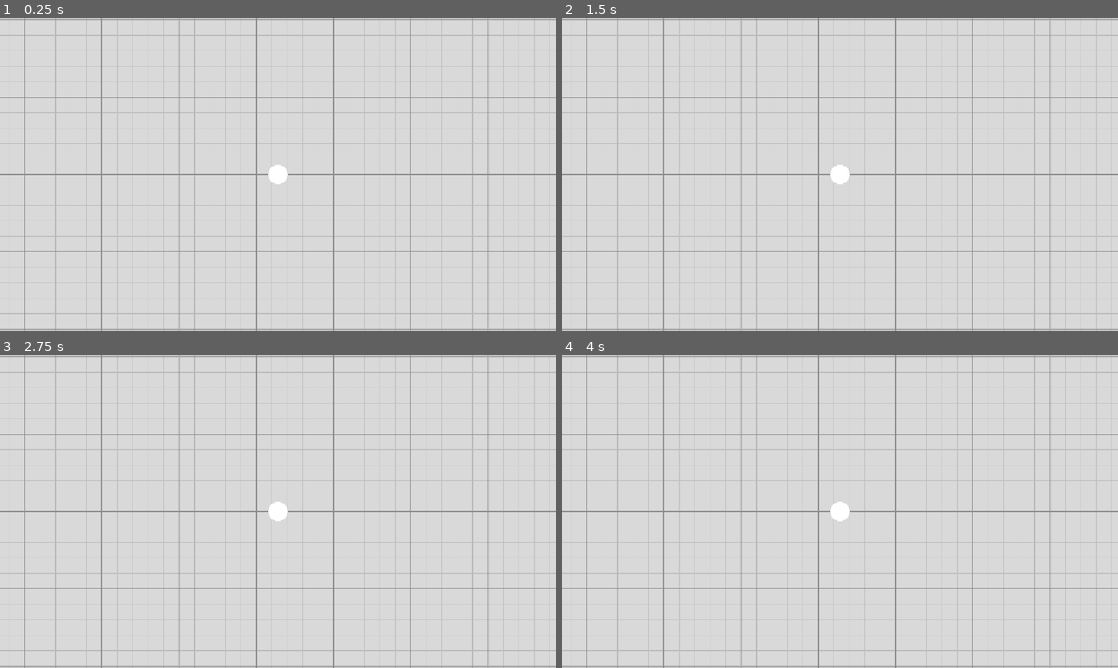
Above: before the commit, frames 1-4 (two rows, left to right).
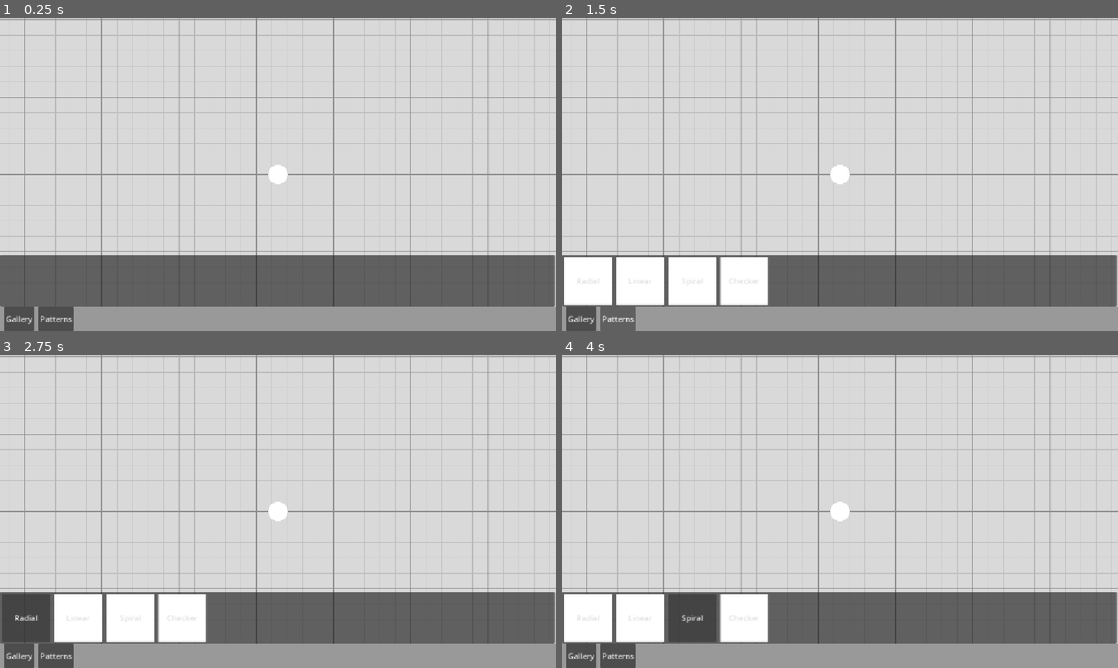
Above: after the commit, the same moments.

Repository: EitherRock/snake-coloring
Game: Godot game, scene res://main.tscn
The game is run twice, just before and just after one commit, with the same random seed, the same clock (stepped at 60 frames per second) and the same inputs.
Inputs (mouse positions are in pixels of both pictures, inside the frame that each line leads up to):
- Up to frame 1 (0.25 s): no input
- Up to frame 2 (1.5 s): click (578, 318) at 0.5 s, where only the run after the commit has a clickable "Gallery"; click (617, 318) at 1.25 s, where only the run after the commit has a clickable "Patterns"
- Up to frame 3 (2.75 s): click (27, 617) at 2 s, where only the run after the commit has a clickable "Radial"
- Up to frame 4 (4 s): click (639, 617) at 2.75 s, where only the run after the commit has a clickable "Linear"; click (689, 617) at 3.5 s, where only the run after the commit has a clickable "Spiral"

The runs differ from the first frame. In frame 1, 24% of the frame differs, in the area x 0-100%, y 75-100%; in frame 2, 23%; in frame 3, 24%; in frame 4, 24%.
Error after the commit: Invalid call. Nonexistent function 'set_pattern' in base 'Node2D (picture_manager.gd)'. (res://main.gd:25)

Commit message:
ui updates

Diff:
--- a/entities/player.gd
+++ b/entities/player.gd
@@ -27,7 +27,7 @@
 var trail_dot_scene: PackedScene = preload('res://entities/trail_dot.tscn')
 var dot_scene: PackedScene = preload('res://entities/dot.tscn')
 var is_depositing: bool = false
-
+var deposit_cancelled: bool = false
 
 func set_magnet_range(radius: float) -> void:
 	magnet_collision.shape.radius += radius
@@ -96,6 +96,8 @@
 	var manager = container.get("picture_manager")  # null for non-picture containers
 
 	while trail_dots.size() > 0:
+		if deposit_cancelled:
+			break
 		var target: Node2D = container
 		if manager:
 			target = manager.get_region_with_capacity(manager.selected_region)
@@ -109,6 +111,7 @@
 		dot.fly_to_container(target, bloop_sound_player)
 		await get_tree().create_timer(0.05).timeout
 
+	deposit_cancelled = false
 	is_depositing = false
 
 
@@ -116,6 +119,8 @@
 	if event is InputEventMouseButton and event.pressed and event.button_index == MOUSE_BUTTON_LEFT:
 		pop_last_dot()
 
+func cancel_deposit() -> void:
+	deposit_cancelled = true
 
 func pop_last_dot() -> void:
 	if trail_dots.is_empty() or is_depositing:
--- a/entities/trail_dot.gd
+++ b/entities/trail_dot.gd
@@ -36,6 +36,10 @@
 	audio = audio_player
 
 func _fly_toward_container(delta: float, audio_player) -> void:
+	if not is_instance_valid(container_target):
+		queue_free()  # target vanished with the old picture
+		return
+
 	var dest: Vector2 = container_target.global_position
 	if container_target.has_method("get_deposit_position"):
 		dest = container_target.get_deposit_position()
--- a/main.gd
+++ b/main.gd
@@ -3,13 +3,23 @@
 @onready var player: CharacterBody2D = $Player
 @onready var canvas: CanvasLayer = $CanvasLayer
 @onready var UI: Control
-
+@onready var ui_bar = $UI/Root
 
 func _ready() -> void:
 	RenderingServer.set_default_clear_color(Color("ffffffff"))
 	UI = canvas.get_child(0)
 
+	ui_bar.picture_chosen.connect(_on_picture_chosen)
+	ui_bar.pattern_chosen.connect(_on_pattern_chosen)
+
 func _process(_delta: float) -> void:
 	var dots = player.trail_dots.size()
 	var dots_string = '%d / 0' % dots
 	UI.update_label_text(dots_string)
+
+
+func _on_picture_chosen(data: PictureData) -> void:
+	$Picture.load_picture(data)
+
+func _on_pattern_chosen(id: String) -> void:
+	$Picture.set_pattern(id)
--- a/main.tscn
+++ b/main.tscn
@@ -7,9 +7,9 @@
 [ext_resource type="Script" uid="uid://b86eld87nyhv1" path="res://util/dot_spawner.gd" id="5_lquwl"]
 [ext_resource type="PackedScene" uid="uid://b6pg4fj6w14m8" path="res://ui/ui.tscn" id="6_7mycd"]
 [ext_resource type="PackedScene" uid="uid://8uslfn03rggr" path="res://pictures/picture.tscn" id="7_272bh"]
-[ext_resource type="Resource" uid="uid://dd34rrm00e2yg" path="res://pictures/smiley/picture_data.tres" id="8_5vw27"]
+[ext_resource type="Resource" uid="uid://dd34rrm00e2yg" path="res://pictures/gallery/smiley/picture_data.tres" id="8_5vw27"]
 [ext_resource type="AudioStream" uid="uid://cvcnajpp4sq4u" path="res://audio/bl.bloop 01.wav" id="9_2cqfq"]
-[ext_resource type="Resource" uid="uid://cfpdaeoeewiti" path="res://pictures/house/picture_data.tres" id="9_yaehf"]
+[ext_resource type="Resource" uid="uid://cfpdaeoeewiti" path="res://pictures/gallery/house/picture_data.tres" id="9_yaehf"]
 [ext_resource type="AudioStream" uid="uid://opvrw1vfu5ld" path="res://audio/bl.bloop 02.wav" id="10_yaehf"]
 [ext_resource type="AudioStream" uid="uid://fsi7svlkqoj0" path="res://audio/bl.bloop 03.wav" id="11_074og"]
 [ext_resource type="AudioStream" uid="uid://dysd2qca4ean2" path="res://audio/bl.bloop 04.wav" id="12_cegan"]
@@ -17,6 +17,7 @@
 [ext_resource type="AudioStream" uid="uid://d12vvg05f2jcp" path="res://audio/bl.bloop 06.wav" id="14_getpj"]
 [ext_resource type="AudioStream" uid="uid://b1ig50ahp7ik5" path="res://audio/bl.bloop 07.wav" id="15_ryguw"]
 [ext_resource type="AudioStream" uid="uid://nocsp6u5jjtn" path="res://audio/bl.bloop 08.wav" id="16_d13ii"]
+[ext_resource type="PackedScene" uid="uid://cp7dafjxfvxag" path="res://ui/hot_bar.tscn" id="18_074og"]
 
 [sub_resource type="ShaderMaterial" id="ShaderMaterial_g4v7s"]
 shader = ExtResource("2_272bh")
@@ -91,3 +92,5 @@
 [node name="AudioStreamPlayer2D" type="AudioStreamPlayer2D" parent="." unique_id=276020939]
 stream = SubResource("AudioStreamRandomizer_g4v7s")
 area_mask = 536870912
+
+[node name="UI" parent="." unique_id=1430790159 instance=ExtResource("18_074og")]
--- a/pictures/house/picture_data.tres
+++ b/pictures/gallery/house/picture_data.tres
@@ -1,13 +1,13 @@
 [gd_resource type="Resource" script_class="PictureData" format=3 uid="uid://cfpdaeoeewiti"]
 
-[ext_resource type="Texture2D" uid="uid://gp1y4iyo4d77" path="res://pictures/house/lines.png" id="1_66npn"]
+[ext_resource type="Texture2D" uid="uid://gp1y4iyo4d77" path="res://pictures/gallery/house/lines.png" id="1_66npn"]
 [ext_resource type="Script" uid="uid://bgsgade2g3kn1" path="res://pictures/region_data.gd" id="2_efc4r"]
-[ext_resource type="Texture2D" uid="uid://cu4yoaey8f0ym" path="res://pictures/house/mask_1_left_window.png" id="3_iw60l"]
-[ext_resource type="Texture2D" uid="uid://cmbp4xti3k5ul" path="res://pictures/house/mask_2_right_window.png" id="4_3e6df"]
-[ext_resource type="Texture2D" uid="uid://bjscdejktm8rm" path="res://pictures/house/mask_3_door.png" id="5_jr1dp"]
-[ext_resource type="Texture2D" uid="uid://c461d3gfphqja" path="res://pictures/house/mask_4_chimney.png" id="6_6uvuk"]
-[ext_resource type="Texture2D" uid="uid://87c7cxx28c7f" path="res://pictures/house/mask_5_roof.png" id="7_pdnff"]
-[ext_resource type="Texture2D" uid="uid://3itrg7tqqri0" path="res://pictures/house/mask_6_walls.png" id="8_t8jp2"]
+[ext_resource type="Texture2D" uid="uid://cu4yoaey8f0ym" path="res://pictures/gallery/house/mask_1_left_window.png" id="3_iw60l"]
+[ext_resource type="Texture2D" uid="uid://cmbp4xti3k5ul" path="res://pictures/gallery/house/mask_2_right_window.png" id="4_3e6df"]
+[ext_resource type="Texture2D" uid="uid://bjscdejktm8rm" path="res://pictures/gallery/house/mask_3_door.png" id="5_jr1dp"]
+[ext_resource type="Texture2D" uid="uid://c461d3gfphqja" path="res://pictures/gallery/house/mask_4_chimney.png" id="6_6uvuk"]
+[ext_resource type="Texture2D" uid="uid://87c7cxx28c7f" path="res://pictures/gallery/house/mask_5_roof.png" id="7_pdnff"]
+[ext_resource type="Texture2D" uid="uid://3itrg7tqqri0" path="res://pictures/gallery/house/mask_6_walls.png" id="8_t8jp2"]
 [ext_resource type="Script" uid="uid://caw4woevd35gm" path="res://pictures/picture_data.gd" id="9_upetp"]
 
 [sub_resource type="Resource" id="Resource_4ohsp"]
--- a/pictures/smiley/picture_data.tres
+++ b/pictures/gallery/smiley/picture_data.tres
@@ -1,10 +1,10 @@
 [gd_resource type="Resource" script_class="PictureData" format=3 uid="uid://dd34rrm00e2yg"]
 
-[ext_resource type="Texture2D" uid="uid://gpxx8ebgpjkh" path="res://pictures/smiley/lines.png" id="1_2i4u2"]
+[ext_resource type="Texture2D" uid="uid://gpxx8ebgpjkh" path="res://pictures/gallery/smiley/lines.png" id="1_2i4u2"]
 [ext_resource type="Script" uid="uid://bgsgade2g3kn1" path="res://pictures/region_data.gd" id="2_kwpsf"]
-[ext_resource type="Texture2D" uid="uid://bciyvhouk6jqi" path="res://pictures/smiley/mask_1_left_eye.png" id="3_7w710"]
-[ext_resource type="Texture2D" uid="uid://cjukucs43bgm" path="res://pictures/smiley/mask_2_right_eye.png" id="4_tn0pp"]
-[ext_resource type="Texture2D" uid="uid://bwyepq5vyw6xh" path="res://pictures/smiley/mask_3_face.png" id="5_ccw4a"]
+[ext_resource type="Texture2D" uid="uid://bciyvhouk6jqi" path="res://pictures/gallery/smiley/mask_1_left_eye.png" id="3_7w710"]
+[ext_resource type="Texture2D" uid="uid://cjukucs43bgm" path="res://pictures/gallery/smiley/mask_2_right_eye.png" id="4_tn0pp"]
+[ext_resource type="Texture2D" uid="uid://bwyepq5vyw6xh" path="res://pictures/gallery/smiley/mask_3_face.png" id="5_ccw4a"]
 [ext_resource type="Script" uid="uid://caw4woevd35gm" path="res://pictures/picture_data.gd" id="6_tvcso"]
 
 [sub_resource type="Resource" id="Resource_24lij"]
--- /dev/null
+++ b/pictures/gallery_picture.tscn
@@ -0,0 +1,23 @@
+[gd_scene format=3 uid="uid://beus6n4rct6b6"]
+
+[node name="GalleryPicture" type="Control" unique_id=163784986]
+layout_mode = 3
+anchors_preset = 15
+anchor_right = 1.0
+anchor_bottom = 1.0
+grow_horizontal = 2
+grow_vertical = 2
+
+[node name="TextureRect" type="TextureRect" parent="." unique_id=1958404816]
+layout_mode = 0
+offset_right = 40.0
+offset_bottom = 40.0
+
+[node name="ColorRect" type="ColorRect" parent="TextureRect" unique_id=1395620030]
+z_index = -1
+layout_mode = 1
+anchors_preset = 15
+anchor_right = 1.0
+anchor_bottom = 1.0
+grow_horizontal = 2
+grow_vertical = 2
--- a/pictures/picture_manager.gd
+++ b/pictures/picture_manager.gd
@@ -10,8 +10,11 @@
 var regions: Array[Node2D] = []
 var selected_region: Node2D = null
 
+var lines_sprite: Sprite2D
+
 func _ready() -> void:
-	build_picture()
+	if data:
+		build_picture()
 	magnet_area.body_entered.connect(_on_body_entered)
 
 func build_picture() -> void:
@@ -27,10 +30,10 @@
 		regions.append(region)
 
 	# Line art last so it draws on top of the fills
-	var lines := Sprite2D.new()
-	lines.texture = data.line_art
-	lines.centered = false
-	add_child(lines)
+	lines_sprite = Sprite2D.new()
+	lines_sprite.texture = data.line_art
+	lines_sprite.centered = false
+	add_child(lines_sprite)
 
 	if regions.size() > 0:
 		selected_region = regions[0]
@@ -64,7 +67,7 @@
 		if region and not region.is_complete:
 			body.deposit_trail_to(region)
 
-func on_region_filled(region: Node2D) -> void:
+func on_region_filled(_region: Node2D) -> void:
 	for r in regions:
 		if not r.is_complete:
 			selected_region = r
@@ -91,3 +94,26 @@
 				if not r.is_complete:
 					select_region(r)
 				return
+
+func load_picture(new_data: PictureData) -> void:
+	if new_data == data and not regions.is_empty():
+		return  # already showing this picture
+
+	_clear_picture()
+	data = new_data
+	build_picture()
+
+func _clear_picture() -> void:
+	# Tell the player to stop streaming dots into regions that are about to vanish
+	for body in magnet_area.get_overlapping_bodies():
+		if body.is_in_group("player") and body.has_method("cancel_deposit"):
+			body.cancel_deposit()
+
+	for r in regions:
+		r.queue_free()
+	regions.clear()
+	selected_region = null
+
+	if lines_sprite:
+		lines_sprite.queue_free()
+		lines_sprite = null
--- /dev/null
+++ b/ui/gallery.tscn
@@ -0,0 +1,9 @@
+[gd_scene format=3 uid="uid://hk0eb3260jca"]
+
+[node name="Gallery" type="Control" unique_id=1909505425]
+layout_mode = 3
+anchors_preset = 15
+anchor_right = 1.0
+anchor_bottom = 1.0
+grow_horizontal = 2
+grow_vertical = 2
--- /dev/null
+++ b/ui/hot_bar.tscn
@@ -0,0 +1,70 @@
+[gd_scene format=3 uid="uid://cp7dafjxfvxag"]
+
+[ext_resource type="Script" uid="uid://bf4a4ue7un2tb" path="res://ui/ui_bar.gd" id="1_2odyk"]
+[ext_resource type="Script" uid="uid://caw4woevd35gm" path="res://pictures/picture_data.gd" id="2_2rvev"]
+[ext_resource type="Resource" uid="uid://cfpdaeoeewiti" path="res://pictures/gallery/house/picture_data.tres" id="3_m2je3"]
+[ext_resource type="Resource" uid="uid://dd34rrm00e2yg" path="res://pictures/gallery/smiley/picture_data.tres" id="4_knc16"]
+
+[sub_resource type="StyleBoxFlat" id="StyleBoxFlat_2rvev"]
+
+[node name="UI" type="CanvasLayer" unique_id=1430790159]
+
+[node name="Root" type="Control" parent="." unique_id=1503145818]
+layout_mode = 3
+anchors_preset = 15
+anchor_right = 1.0
+anchor_bottom = 1.0
+grow_horizontal = 2
+grow_vertical = 2
+mouse_filter = 2
+script = ExtResource("1_2odyk")
+pictures = Array[ExtResource("2_2rvev")]([ExtResource("3_m2je3"), ExtResource("4_knc16")])
+
+[node name="VBoxContainer" type="VBoxContainer" parent="Root" unique_id=739595172]
+layout_mode = 1
+anchors_preset = 12
+anchor_top = 1.0
+anchor_right = 1.0
+anchor_bottom = 1.0
+offset_top = -8.0
+grow_horizontal = 2
+grow_vertical = 0
+
+[node name="PopupPanel" type="PopupPanel" parent="Root/VBoxContainer" unique_id=1421491792]
+oversampling_override = 1.0
+position = Vector2i(0, 490)
+size = Vector2i(1150, 108)
+visible = true
+
+[node name="ScrollContainer" type="ScrollContainer" parent="Root/VBoxContainer/PopupPanel" unique_id=686548498]
+custom_minimum_size = Vector2(0, 50)
+offset_left = 4.0
+offset_top = 4.0
+offset_right = 1146.0
+offset_bottom = 104.0
+vertical_scroll_mode = 0
+
+[node name="Items" type="HBoxContainer" parent="Root/VBoxContainer/PopupPanel/ScrollContainer" unique_id=1565180266]
+layout_mode = 2
+theme_override_constants/separation = 8
+
+[node name="HotBar" type="PanelContainer" parent="Root/VBoxContainer" unique_id=1907222888]
+custom_minimum_size = Vector2(0, 50)
+layout_mode = 2
+theme_override_styles/panel = SubResource("StyleBoxFlat_2rvev")
+
+[node name="Buttons" type="HBoxContainer" parent="Root/VBoxContainer/HotBar" unique_id=527109913]
+layout_mode = 2
+theme_override_constants/separation = 8
+
+[node name="Control" type="Control" parent="Root/VBoxContainer/HotBar/Buttons" unique_id=1075329502]
+layout_mode = 2
+
+[node name="GalleryButton" type="Button" parent="Root/VBoxContainer/HotBar/Buttons" unique_id=202367246]
+layout_mode = 2
+text = "Gallery
+"
+
+[node name="PatternButton" type="Button" parent="Root/VBoxContainer/HotBar/Buttons" unique_id=1993949863]
+layout_mode = 2
+text = "Patterns"
--- a/ui/ui.gd
+++ /dev/null
@@ -1,15 +0,0 @@
-extends Control
-
-@onready var label: Label = $HBoxContainer/Label
-
-# Called when the node enters the scene tree for the first time.
-func _ready() -> void:
-	pass # Replace with function body.
-
-
-# Called every frame. 'delta' is the elapsed time since the previous frame.
-func _process(delta: float) -> void:
-	pass
-
-func update_label_text(text: String):
-	label.text = text
--- a/ui/ui.tscn
+++ b/ui/ui.tscn
@@ -1,7 +1,22 @@
-[gd_scene format=3 uid="uid://b6pg4fj6w14m8"]
+[gd_scene format=3 uid="uid://0l5ldynft27a"]
 
-[ext_resource type="Script" uid="uid://banbxubqoyc2f" path="res://ui/ui.gd" id="1_fyqef"]
+[sub_resource type="GDScript" id="GDScript_ofb81"]
+script/source = "extends Control
 
+@onready var label: Label = $HBoxContainer/Label
+
+# Called when the node enters the scene tree for the first time.
+func _ready() -> void:
+	pass # Replace with function body.
+
+
+# Called every frame. 'delta' is the elapsed time since the previous frame.
+func _process(delta: float) -> void:
+	pass
+
+func update_label_text(text: String):
+	label.text = text
+"
 
 [node name="UI" type="Control" unique_id=42824729]
 layout_mode = 3
@@ -10,7 +25,7 @@
 anchor_bottom = 1.0
 grow_horizontal = 2
 grow_vertical = 2
-script = ExtResource("1_fyqef")
+script = SubResource("GDScript_ofb81")
 
 [node name="HBoxContainer" type="HBoxContainer" parent="." unique_id=489809057]
 layout_mode = 1
--- /dev/null
+++ b/ui/ui_bar.gd
@@ -0,0 +1,68 @@
+extends Control
+
+signal picture_chosen(data: PictureData)
+signal pattern_chosen(pattern_id: String)
+
+@export var pictures: Array[PictureData] = []
+
+const PATTERNS := [
+	{"id": "radial", "label": "Radial"},
+	{"id": "linear", "label": "Linear"},
+	{"id": "spiral", "label": "Spiral"},
+	{"id": "checker", "label": "Checker"},
+]
+
+@onready var popup: PopupPanel = $VBoxContainer/PopupPanel
+@onready var items_box: HBoxContainer = $VBoxContainer/PopupPanel/ScrollContainer/Items
+@onready var gallery_button: Button = $VBoxContainer/HotBar/Buttons/GalleryButton
+@onready var pattern_button: Button = $VBoxContainer/HotBar/Buttons/PatternButton
+
+var open_menu: String = ""
+
+func _ready() -> void:
+	gallery_button.pressed.connect(toggle_menu.bind("gallery"))
+	pattern_button.pressed.connect(toggle_menu.bind("pattern"))
+
+func toggle_menu(menu: String) -> void:
+	if open_menu == menu:
+		close_menu()
+		return
+	open_menu = menu
+	_clear_items()
+
+	match menu:
+		"gallery":
+			for p in pictures:
+				_add_item(p.title, p.line_art, func(): picture_chosen.emit(p))
+		"pattern":
+			for pat in PATTERNS:
+				_add_item(pat.label, null, func(): pattern_chosen.emit(pat.id))
+
+	popup.show()
+
+func close_menu() -> void:
+	open_menu = ""
+	popup.hide()
+	_clear_items()
+
+func _clear_items() -> void:
+	for c in items_box.get_children():
+		c.queue_free()
+
+func _add_item(label: String, icon: Texture2D, on_pick: Callable) -> void:
+	var style = StyleBoxFlat.new()
+	style.bg_color = Color.WHITE
+
+	var b := Button.new()
+	b.text = label
+	b.icon = icon
+	b.expand_icon = true
+	b.icon_alignment = HORIZONTAL_ALIGNMENT_CENTER
+	b.vertical_icon_alignment = VERTICAL_ALIGNMENT_TOP
+	b.custom_minimum_size = Vector2(100, 100)
+	b.add_theme_stylebox_override('normal', style)
+	b.pressed.connect(func():
+		on_pick.call()
+		#close_menu())
+		)  # remove this if I want it to stay open
+	items_box.add_child(b)
Renamed: pictures/house/lines.png -> pictures/gallery/house/lines.png
Not shown, changed: pictures/gallery/house/lines.png.import
Renamed: pictures/house/mask_1_left_window.png -> pictures/gallery/house/mask_1_left_window.png
Not shown, changed: pictures/gallery/house/mask_1_left_window.png.import
Renamed: pictures/house/mask_2_right_window.png -> pictures/gallery/house/mask_2_right_window.png
Not shown, changed: pictures/gallery/house/mask_2_right_window.png.import
Renamed: pictures/house/mask_3_door.png -> pictures/gallery/house/mask_3_door.png
Not shown, changed: pictures/gallery/house/mask_3_door.png.import
Renamed: pictures/house/mask_4_chimney.png -> pictures/gallery/house/mask_4_chimney.png
Not shown, changed: pictures/gallery/house/mask_4_chimney.png.import
Renamed: pictures/house/mask_5_roof.png -> pictures/gallery/house/mask_5_roof.png
Not shown, changed: pictures/gallery/house/mask_5_roof.png.import
(and 12 more such lines)
